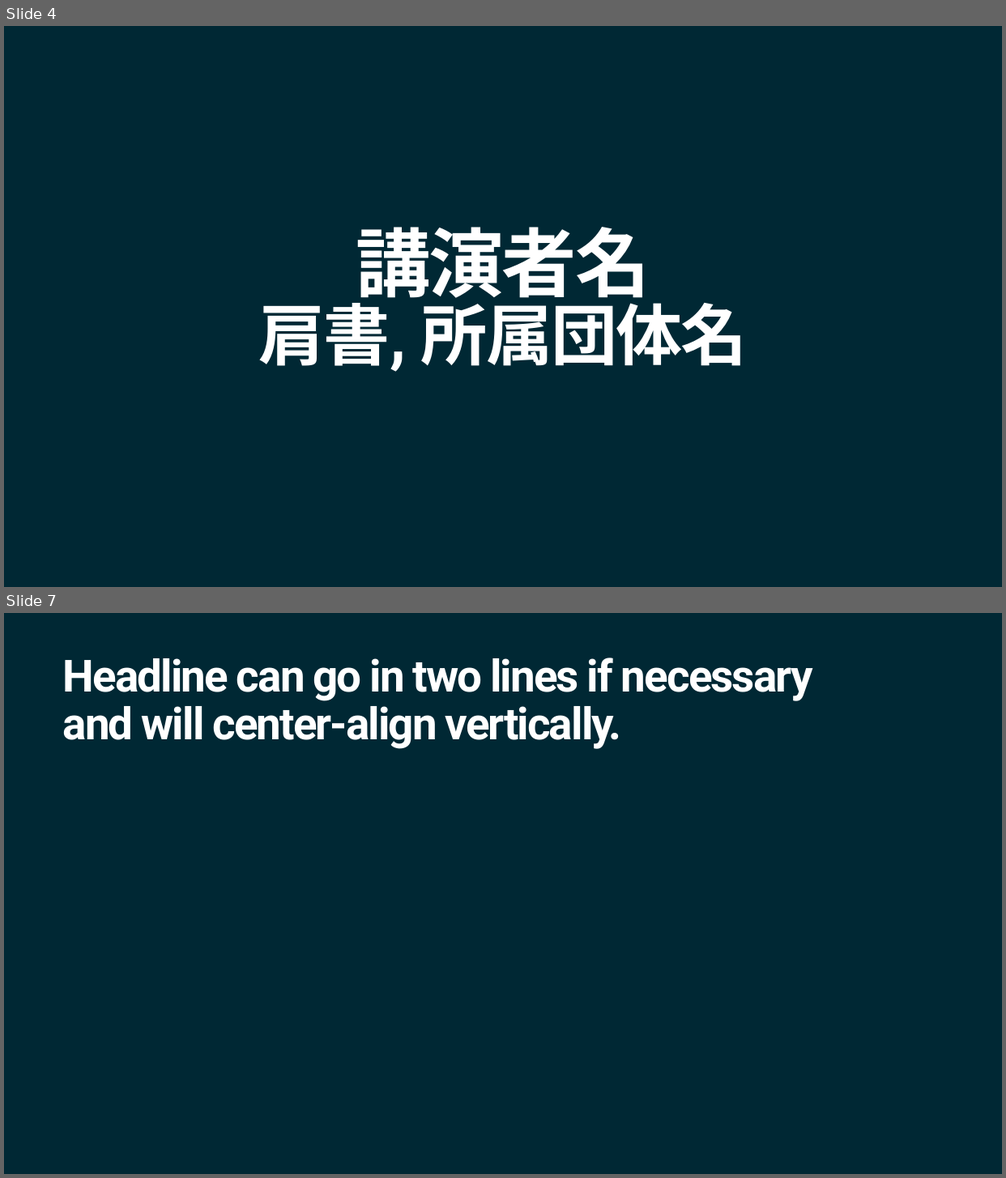
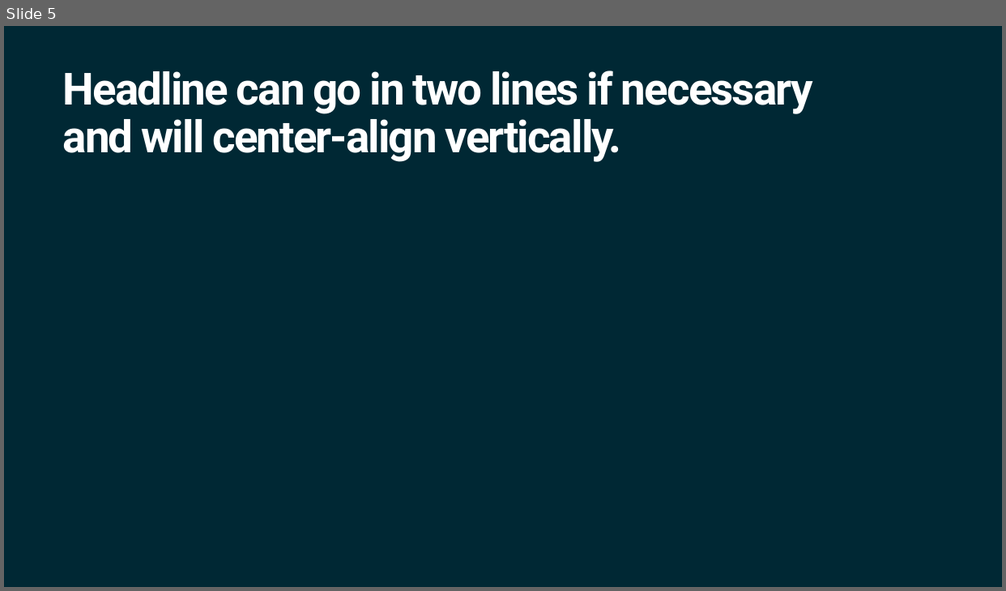
Before and after one commit to ArturoNereu/Unity2DAnimation, a slide deck: Presentations/Future2DAnim_Tokyo.pptx. Shown one above the other, each under a label of ours: slides 4 and 7 before the commit, slide 5 after it; the slides between them are not shown. The pictures are 1006x1178 and 1006x591 pixels, drawn with LibreOffice and Linux fonts; fonts in the diff are those of the drawing; background and template pictures are left out. Boxes give left, top, right and bottom in pixels: in the first picture for what was removed or moved away, otherwise in the second. Text is boxed around its words. In the diff, an @@ line names an element or a change of style, - is before the commit and + after.

```diff
--- a/Presentations/Future2DAnim_Tokyo.pptx
+++ b/Presentations/Future2DAnim_Tokyo.pptx
@@ slide 4 removed at <box>4,26,1002,587</box>, background #002834 @@
@@ title removed at <box>258,227,748,372</box> @@
-講演者名
-肩書, 所属団体名
@@ what was slide 7 is now slide 5 @@
```
Also in this commit, not shown: 2 slides changed, 6 slides added, 4 other slides removed.
